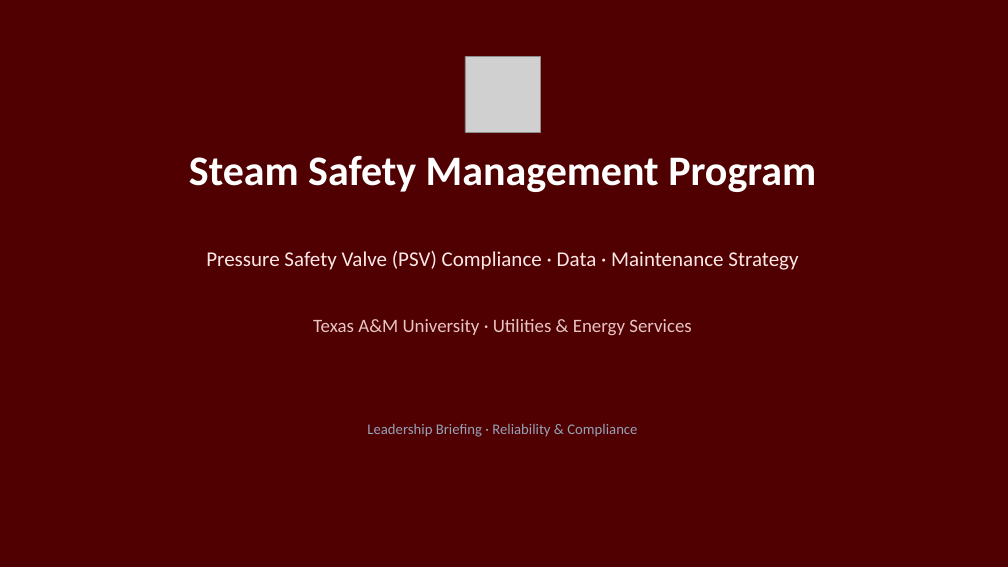
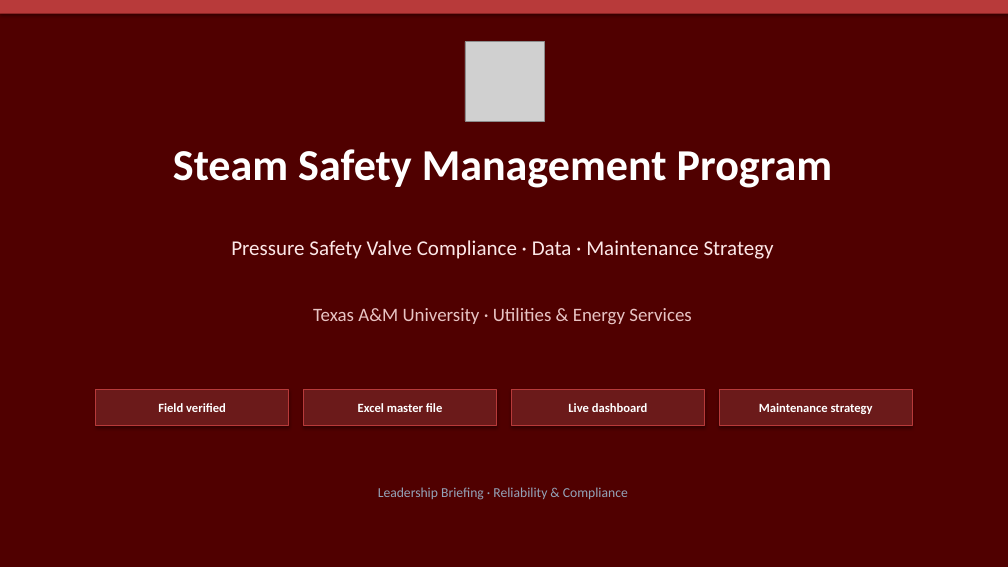
Before and after one commit to stavan12-a11y/PSV-Compliance-Tracking-Dashboard, a slide deck: slide 1 of docs/presentation/UES-Steam-Safety-Management-Program.pptx. Drawn at 1008x567 pixels with LibreOffice and Linux fonts; fonts in the diff are those of the drawing; grey boxes stand for pictures. Boxes give left, top, right and bottom in pixels: in the first picture for what was removed or moved away, otherwise in the second. Text is boxed around its words. In the diff, an @@ line names an element or a change of style, - is before the commit and + after.

```diff
--- a/docs/presentation/UES-Steam-Safety-Management-Program.pptx
+++ b/docs/presentation/UES-Steam-Safety-Management-Program.pptx
@@ rectangle added at (0,0,1008,14), fill #B83A3A @@
@@ picture: place and size @@
-picture at (465,57,541,132)
+picture at (465,42,544,121)
@@ text "Steam Safety Management Program": place and size @@
-text "Steam Safety Management Program" at (189,156,816,192)
+text "Steam Safety Management Program" at (173,149,832,188)
@@ text "Steam Safety Management Program" at (173,149,832,188): size 40 to 42 pt @@
@@ text at (231,240,774,259): text changed @@
-Pressure Safety Valve (PSV) Compliance · Data · Maintenance Strategy
+Pressure Safety Valve Compliance · Data · Maintenance Strategy
@@ text "Texas A&M University · Utilities ...": place and size @@
-text "Texas A&M University · Utilities ..." at (313,319,691,335)
+text "Texas A&M University · Utilities ..." at (313,308,691,324)
@@ rectangle added at (96,389,289,426), fill #6B1A1A, outline #B83A3A 0.75 pt, 12 pt, text #FFFFFF, bold @@
+Field verified
@@ rectangle added at (304,389,497,426), fill #6B1A1A, outline #B83A3A 0.75 pt, 12 pt, text #FFFFFF, bold @@
+Excel master file
@@ rectangle added at (512,389,705,426), fill #6B1A1A, outline #B83A3A 0.75 pt, 12 pt, text #FFFFFF, bold @@
+Live dashboard
@@ rectangle added at (720,389,913,426), fill #6B1A1A, outline #B83A3A 0.75 pt, 12 pt, text #FFFFFF, bold @@
+Maintenance strategy
@@ text "Leadership Briefing · Reliability & ...": place and size @@
-text "Leadership Briefing · Reliability & ..." at (367,424,637,437)
+text "Leadership Briefing · Reliability & ..." at (378,487,628,500)
@@ text "Leadership Briefing · Reliability & ..." at (378,487,628,500): size 14 to 13 pt @@
```
Also in this commit, not shown: 16 other slides changed, 9 slides added, 9 slides removed, 5 other files.
